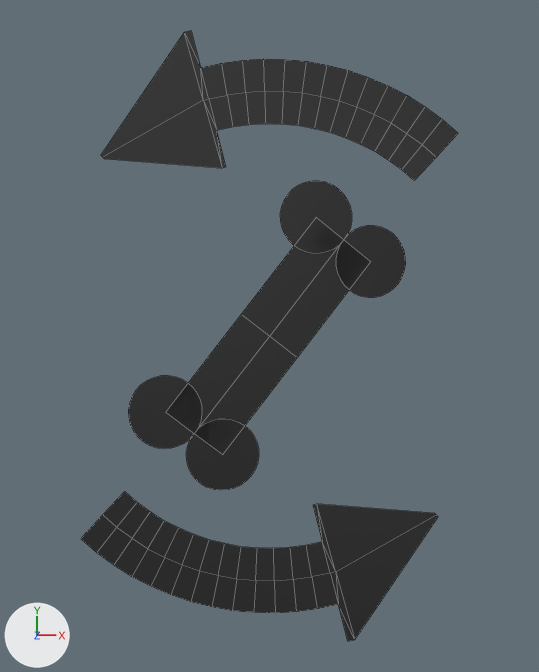
What one commit did to the Blender file Assets/bd_/AttachToMe/some sprites.blend.
Rendered twice from a 50 mm lens placed at (0.0, 0.0, 6.11), pointed at (0.0, 0.0, 0.0). Lighting does not change. The marker at lower left points along +X, +Y and +Z. Mesh edges are drawn as thin lines.
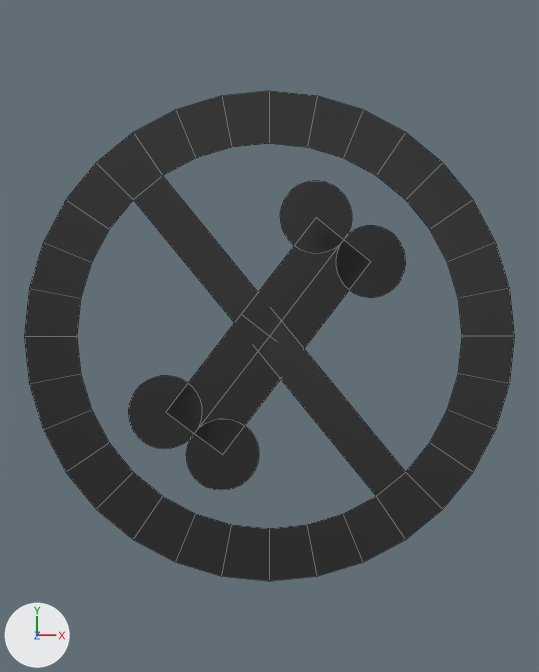
Changed parts and their boxes [x1, y1, x2, y2] in the pictures (539 x 672 px):
```json
{"object": "Circle.001", "change": "added", "after": [25, 91, 514, 581], "on screen": "black"}
{"object": "Plane", "change": "hidden", "before": [81, 31, 458, 641], "on screen": "black"}
```

Edits to the scene script, one JSON object a line:
```json
{"op": "add", "block": "me_circle_001", "code": ["me_circle_001 = bpy.data.meshes.new('Circle.001')", "me_circle_001.from_pydata(...)  # 64 vertices, 33 faces; spans x -1.0..1.0, y -1.0..1.0, z 0.0", "me_circle_001.materials.append(mat_material)  # black #000000"]}
{"op": "add", "block": "ob_plane", "code": "ob_plane.hide_render = True"}
{"op": "add", "block": "ob_circle_001", "code": ["ob_circle_001 = bpy.data.objects.new('Circle.001', me_circle_001)", "ob_circle_001.location = (0.0, 0.0, 0.0)", "ob_circle_001.scale = (2.0, 2.0, 2.0)"]}
```
